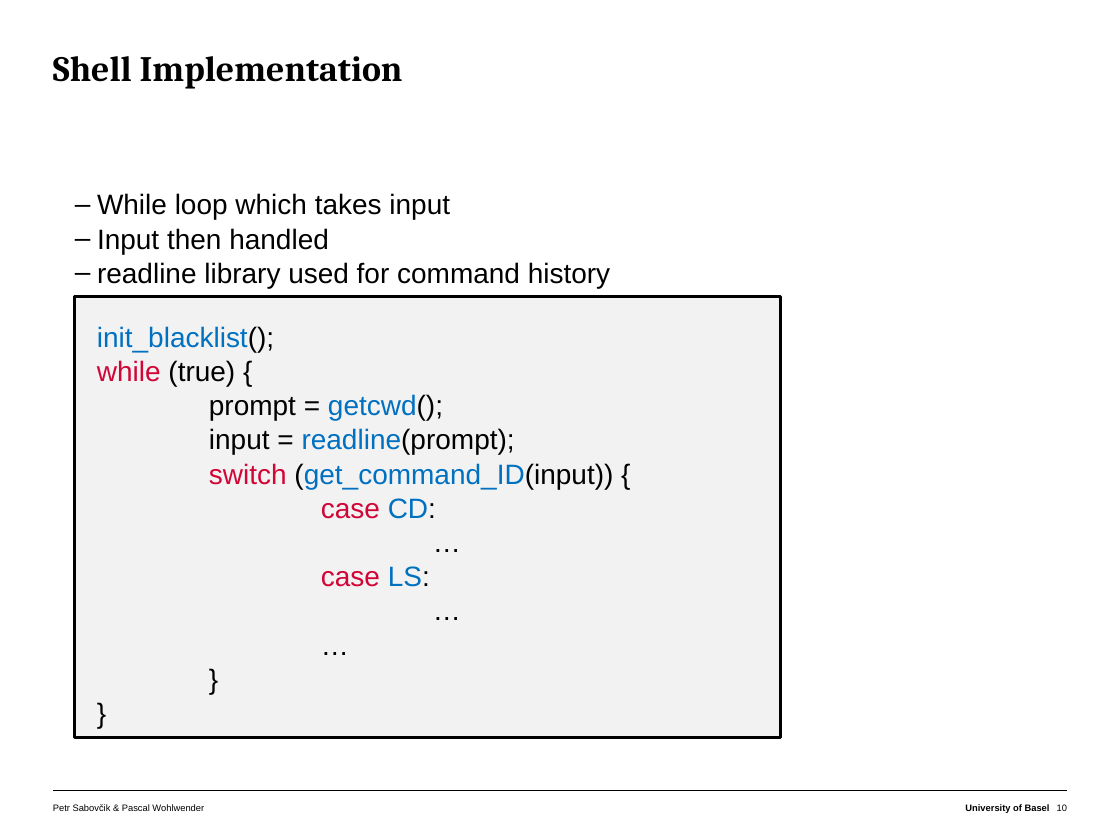
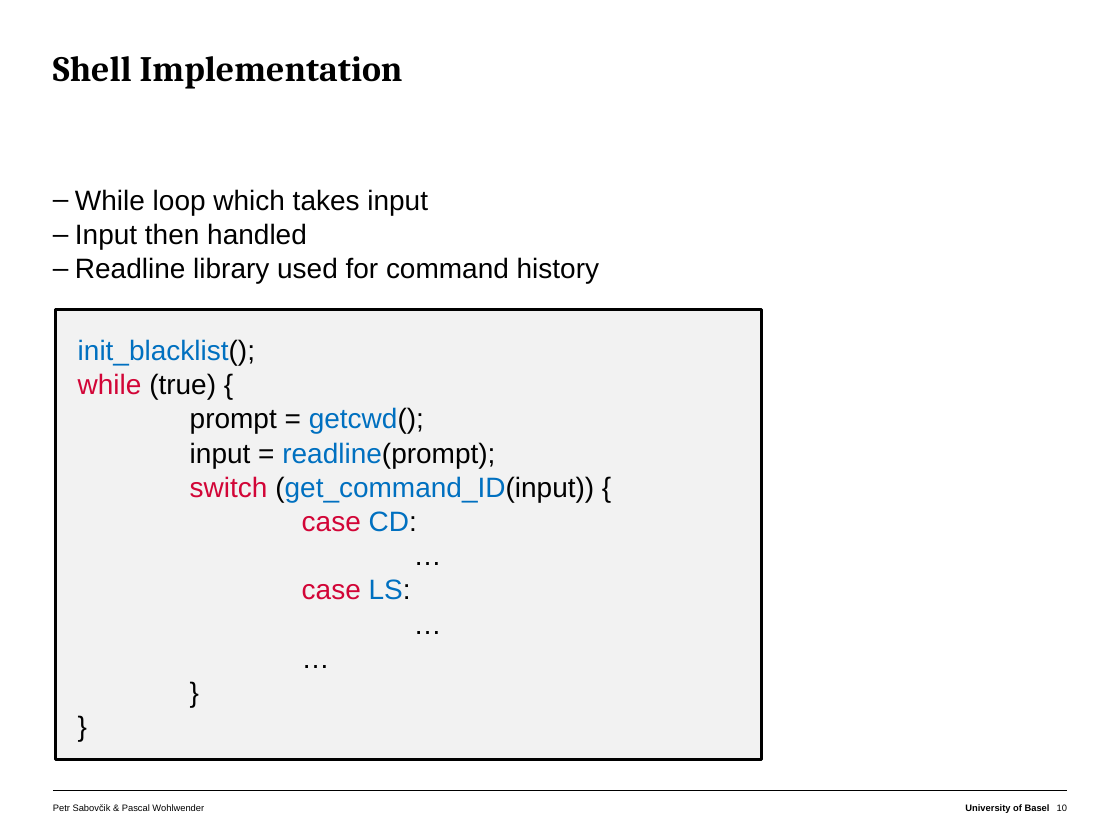
Before and after one commit to lalancz/prosh, a slide deck: slide 10 of docs/project_final_presentation.pptx. Drawn at 1120x840 pixels with LibreOffice and Linux fonts; fonts in the diff are those of the drawing. Boxes give left, top, right and bottom in pixels: in the first picture for what was removed or moved away, otherwise in the second. Text is boxed around its words. In the diff, an @@ line names an element or a change of style, - is before the commit and + after.

Commit message:
minor presentaation style changes

```diff
--- a/docs/project_final_presentation.pptx
+++ b/docs/project_final_presentation.pptx
@@ text at (x1=75, y1=189, x2=428, y2=249): list level 3 to 2 in "While loop which takes input"; list level 3 to 2 in "Input then handled" @@
@@ text at (x1=75, y1=257, x2=599, y2=284): text changed @@
-    – readline library used for command history
+  – Readline library used for command history
@@ rectangle "init_blacklist();" resized from (x1=75, y1=297, x2=781, y2=738) to (x1=56, y1=310, x2=762, y2=760) @@
```
Also in this commit, not shown: 9 other slides changed.
